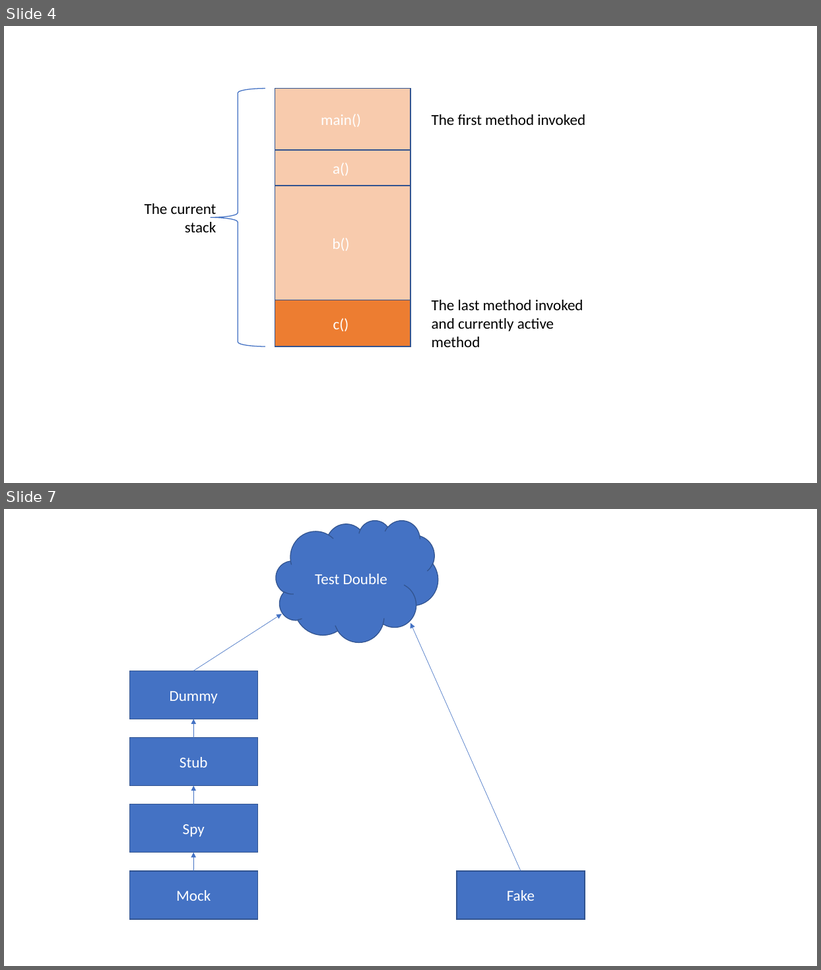
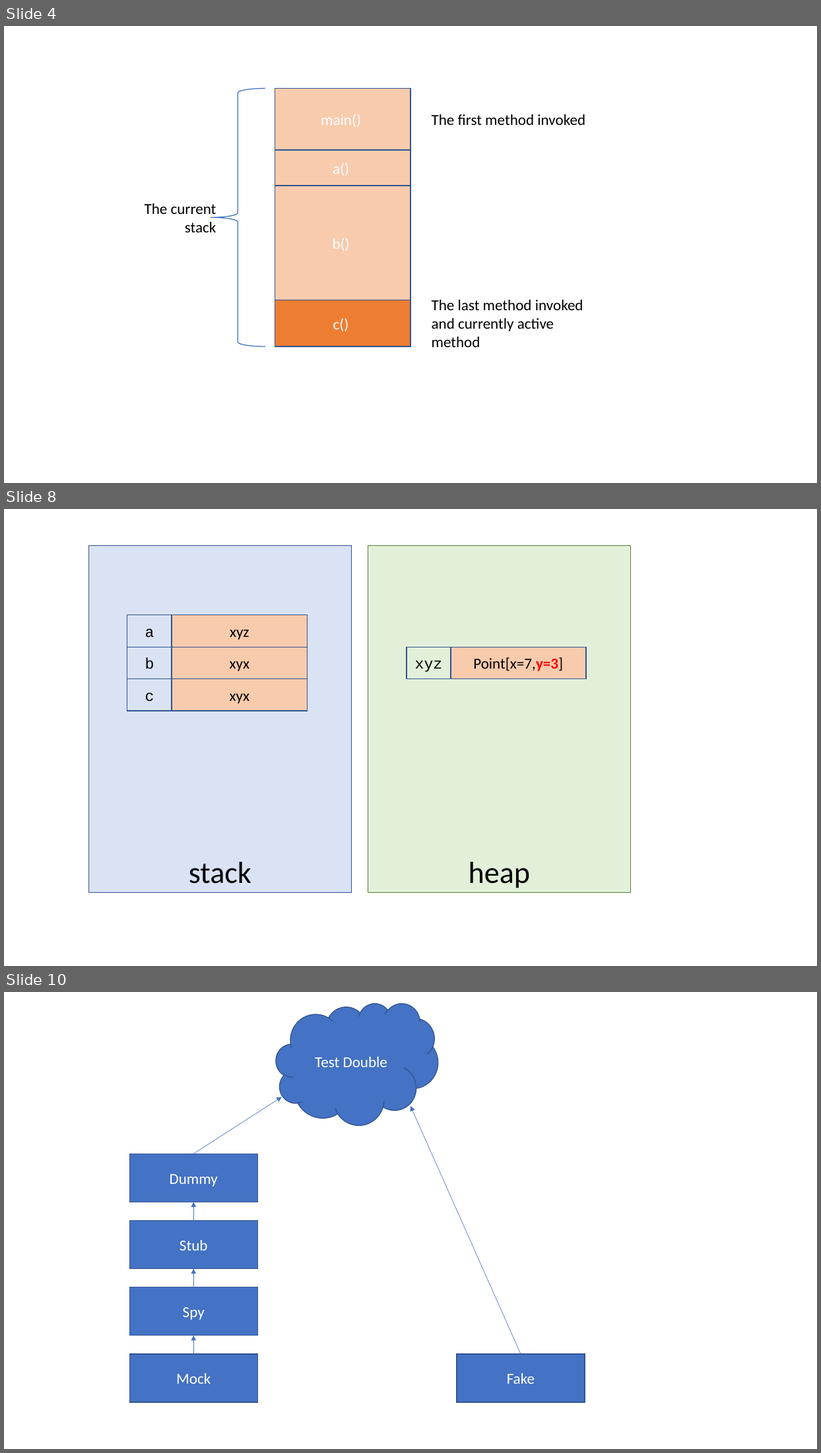
Before and after one commit to albertattard/java-boot-camp, a slide deck: assets/images/Images.pptx. Shown one above the other, each under a label of ours: slides 4 and 7 before the commit, slides 4, 8 and 10 after it; the slides between them are not shown. The pictures are 821x970 and 821x1453 pixels, drawn with LibreOffice and Linux fonts; fonts in the diff are those of the drawing. Boxes give left, top, right and bottom in pixels: in the first picture for what was removed or moved away, otherwise in the second. Text is boxed around its words. In the diff, an @@ line names an element or a change of style, - is before the commit and + after.

Commit message:
Add stack & heap examples

```diff
--- a/assets/images/Images.pptx
+++ b/assets/images/Images.pptx
@@ slide 8 added at [4, 509, 817, 966], background #FFFFFF @@
@@ rectangle added at [88, 545, 351, 893], fill #DAE3F3, outline #325491 1 pt, 36 pt, text #000000 @@
+stack
@@ rectangle added at [368, 545, 630, 893], fill #E2F0D9, outline #548235 1 pt, 36 pt, text #000000 @@
+heap
@@ rectangle added at [127, 615, 172, 647], outline #325491 1 pt, 18 pt, text #000000 @@
+a
@@ rectangle added at [172, 615, 308, 647], fill #F8CBAD, outline #325491 1 pt, 18 pt, text #000000 @@
+xyz
@@ rectangle added at [127, 647, 172, 679], outline #325491 1 pt, 18 pt, text #000000 @@
+b
@@ rectangle added at [172, 647, 308, 679], fill #F8CBAD, outline #325491 1 pt, 18 pt, text #000000 @@
+xyx
@@ rectangle added at [407, 647, 451, 679], outline #325491 1 pt, 18 pt, text #000000 @@
+xyz
@@ rectangle added at [451, 647, 587, 679], fill #F8CBAD, outline #325491 1 pt, 18 pt, text #000000 @@
+Point[x=7,y=3]
@@ rectangle added at [127, 679, 172, 711], outline #325491 1 pt, 18 pt, text #000000 @@
+c
@@ rectangle added at [172, 679, 308, 711], fill #F8CBAD, outline #325491 1 pt, 18 pt, text #000000 @@
+xyx
@@ what was slide 7 is now slide 10 @@
```
Also in this commit, not shown: 1 slide changed, 3 other slides added, 1 slide removed, 7 other files.
